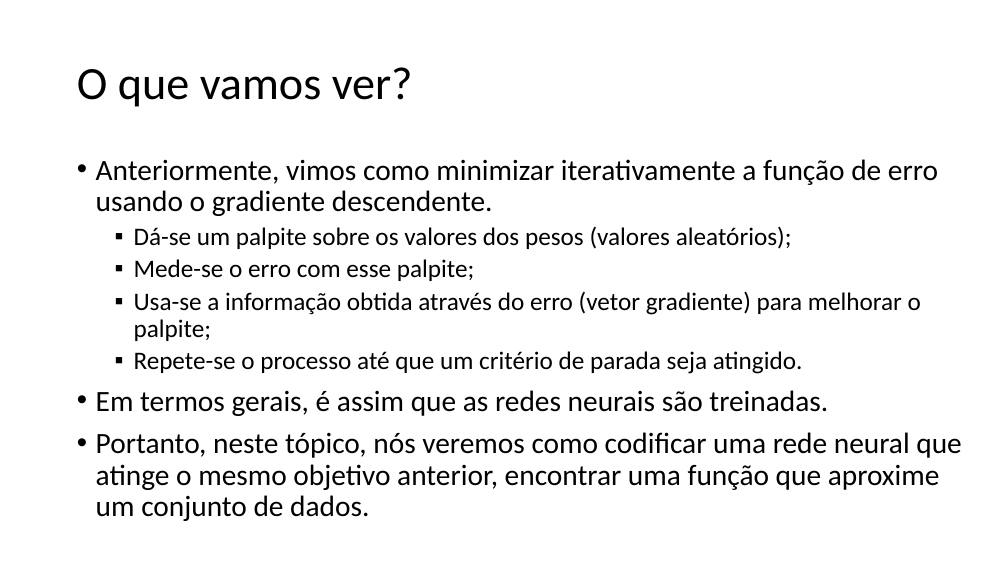
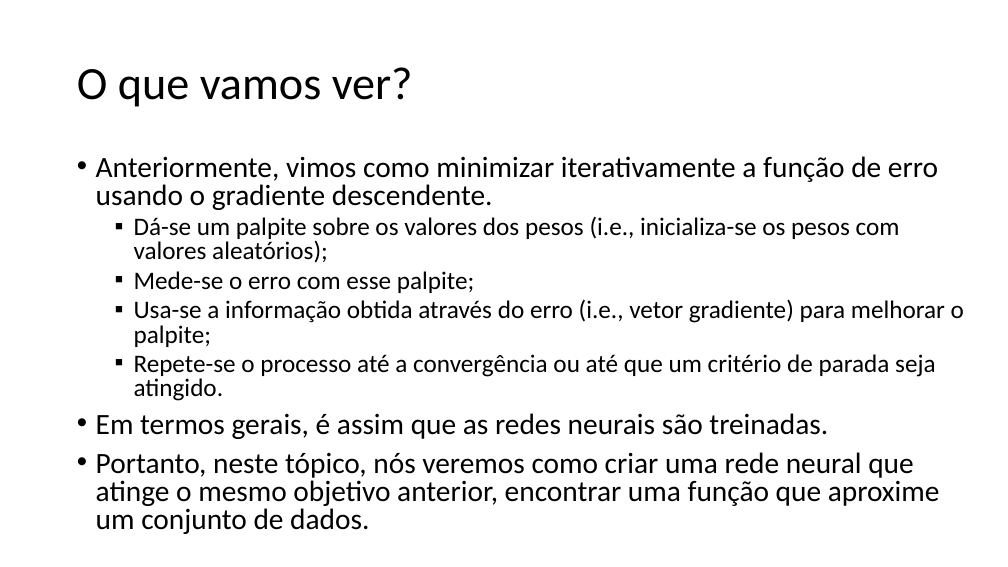
Before and after one commit to zz4fap/tp557-iot-ml, a slide deck: slide 2 of slides/TP557_7_Regressão_com_DNNs_parte_I.pptx. Drawn at 1008x567 pixels with LibreOffice and Linux fonts; fonts in the diff are those of the drawing. Boxes give left, top, right and bottom in pixels: in the first picture for what was removed or moved away, otherwise in the second. Text is boxed around its words. In the diff, an @@ line names an element or a change of style, - is before the commit and + after.

Commit message:
update of slides

```diff
--- a/slides/TP557_7_Regressão_com_DNNs_parte_I.pptx
+++ b/slides/TP557_7_Regressão_com_DNNs_parte_I.pptx
@@ text at (96,156,938,439): line spacing 0.9 to 0.8 @@
@@ text at (134,216,900,263): text changed @@
-  ▪ Dá-se um palpite sobre os valores dos pesos (valores aleatórios);
+  ▪ Dá-se um palpite sobre os valores dos pesos (i.e., inicializa-se os pesos com valores aleatórios);
@@ text at (134,299,964,401): text changed @@
-  ▪ Usa-se a informação obtida através do erro (vetor gradiente) para melhorar o palpite;
-  ▪ Repete-se o processo até que um critério de parada seja atingido.
+  ▪ Usa-se a informação obtida através do erro (i.e., vetor gradiente) para melhorar o palpite;
+  ▪ Repete-se o processo até a convergência ou até que um critério de parada seja atingido.
@@ text at (96,452,940,534): text changed @@
-• Portanto, neste tópico, nós veremos como codificar uma rede neural que atinge o mesmo objetivo anterior, encontrar uma função que aproxime um conjunto de dados.
+• Portanto, neste tópico, nós veremos como criar uma rede neural que atinge o mesmo objetivo anterior, encontrar uma função que aproxime um conjunto de dados.
```
Also in this commit, not shown: 12 other slides changed, 4 slides added, 1 other file.
